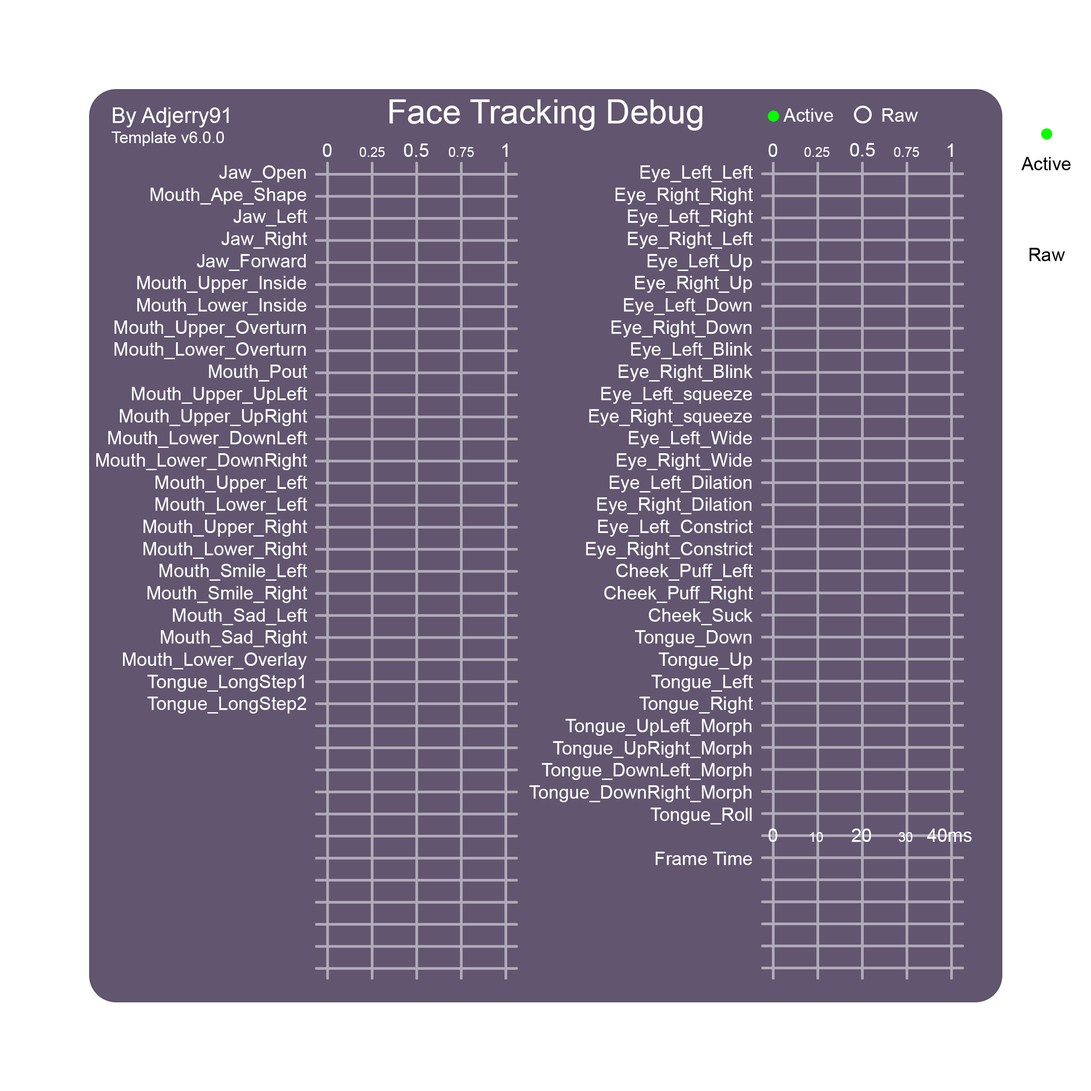
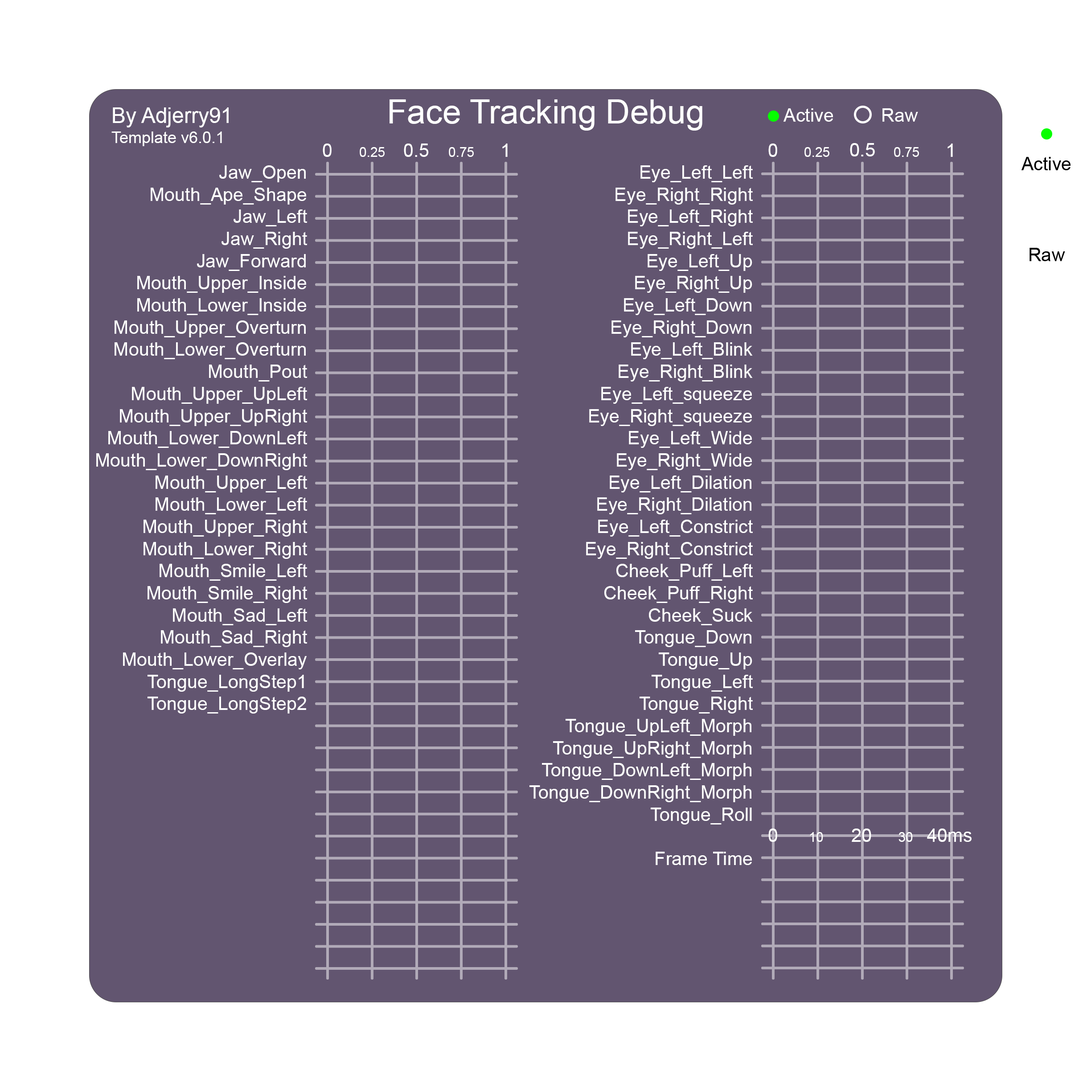
Before/after of a 1091x1091 layered artwork. What changed in the layer stack:
moved "Template Version" above "By Adjerry91", painted on it over [216, 131, 225, 144]
